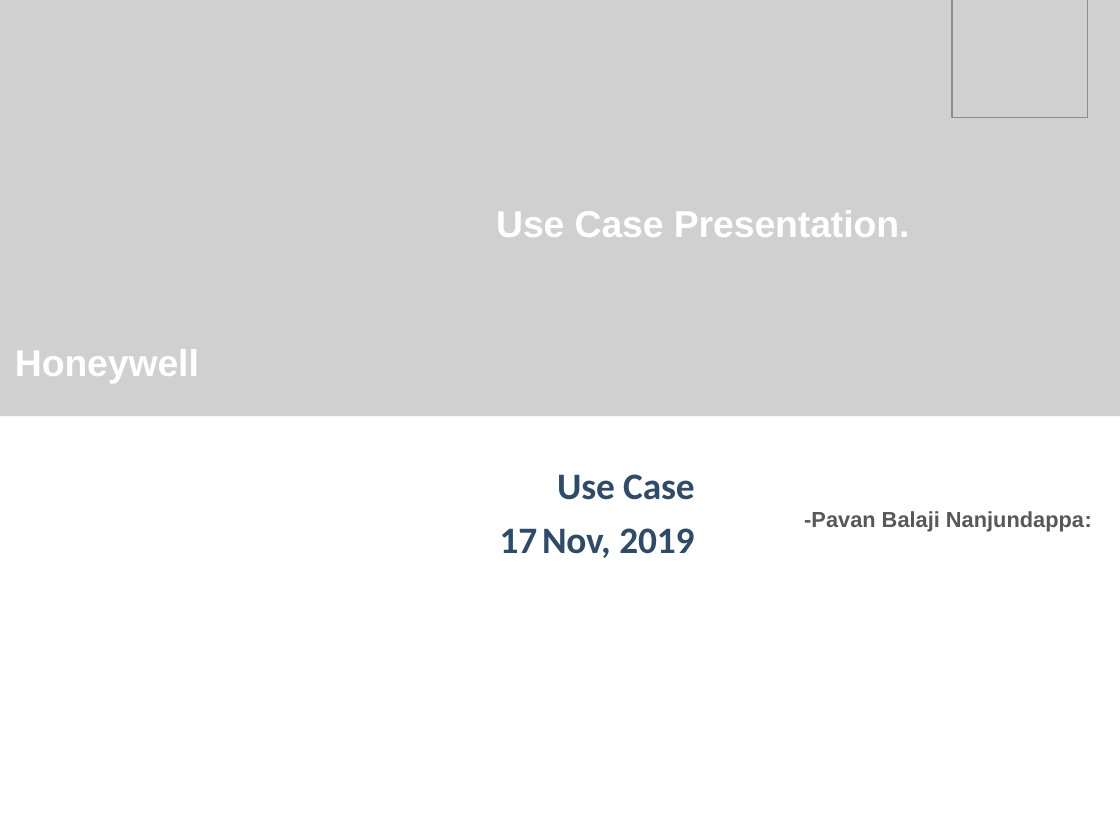
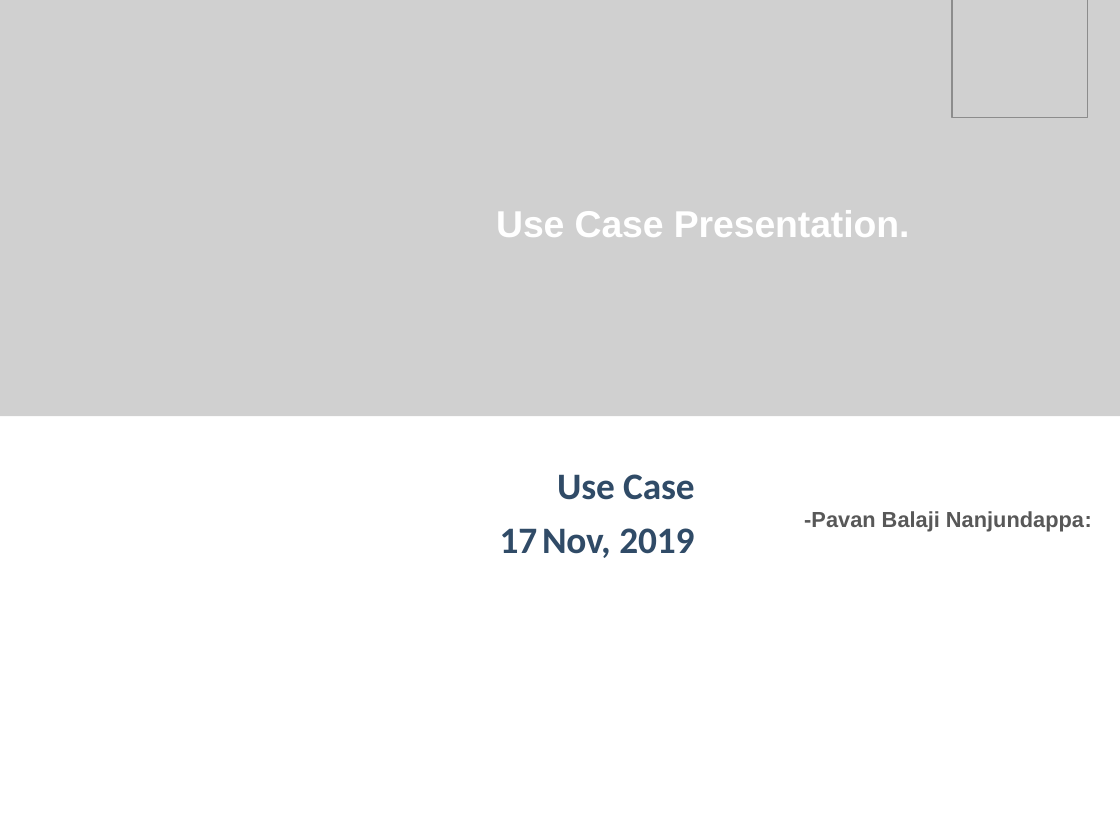
Before and after one commit to pavanbalajin/KSP-IPH-2019-table33, a slide deck: slide 1 of India_Police_Hackathon.pptx. Drawn at 1120x840 pixels with LibreOffice and Linux fonts; fonts in the diff are those of the drawing; grey boxes stand for pictures; background and template pictures are left out. Boxes give left, top, right and bottom in pixels: in the first picture for what was removed or moved away, otherwise in the second. Text is boxed around its words. In the diff, an @@ line names an element or a change of style, - is before the commit and + after.

```diff
--- a/India_Police_Hackathon.pptx
+++ b/India_Police_Hackathon.pptx
@@ text removed at [15,349,199,383] @@
-Honeywell
```
Also in this commit, not shown: 1 slide added, 2 other files.
